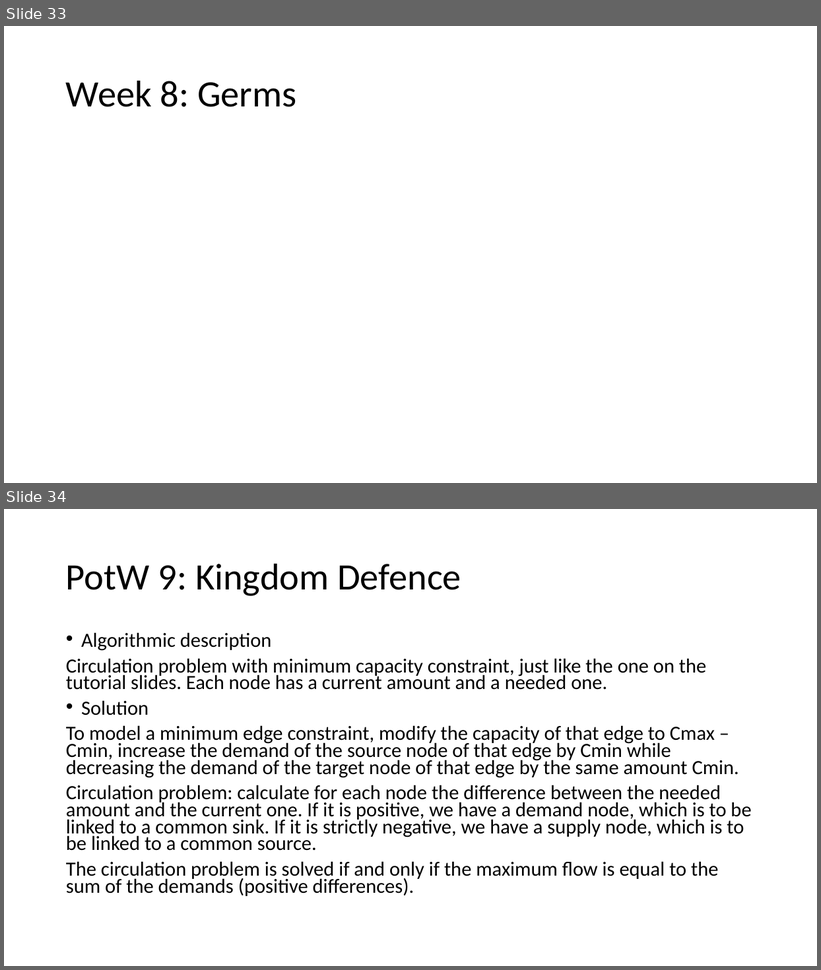
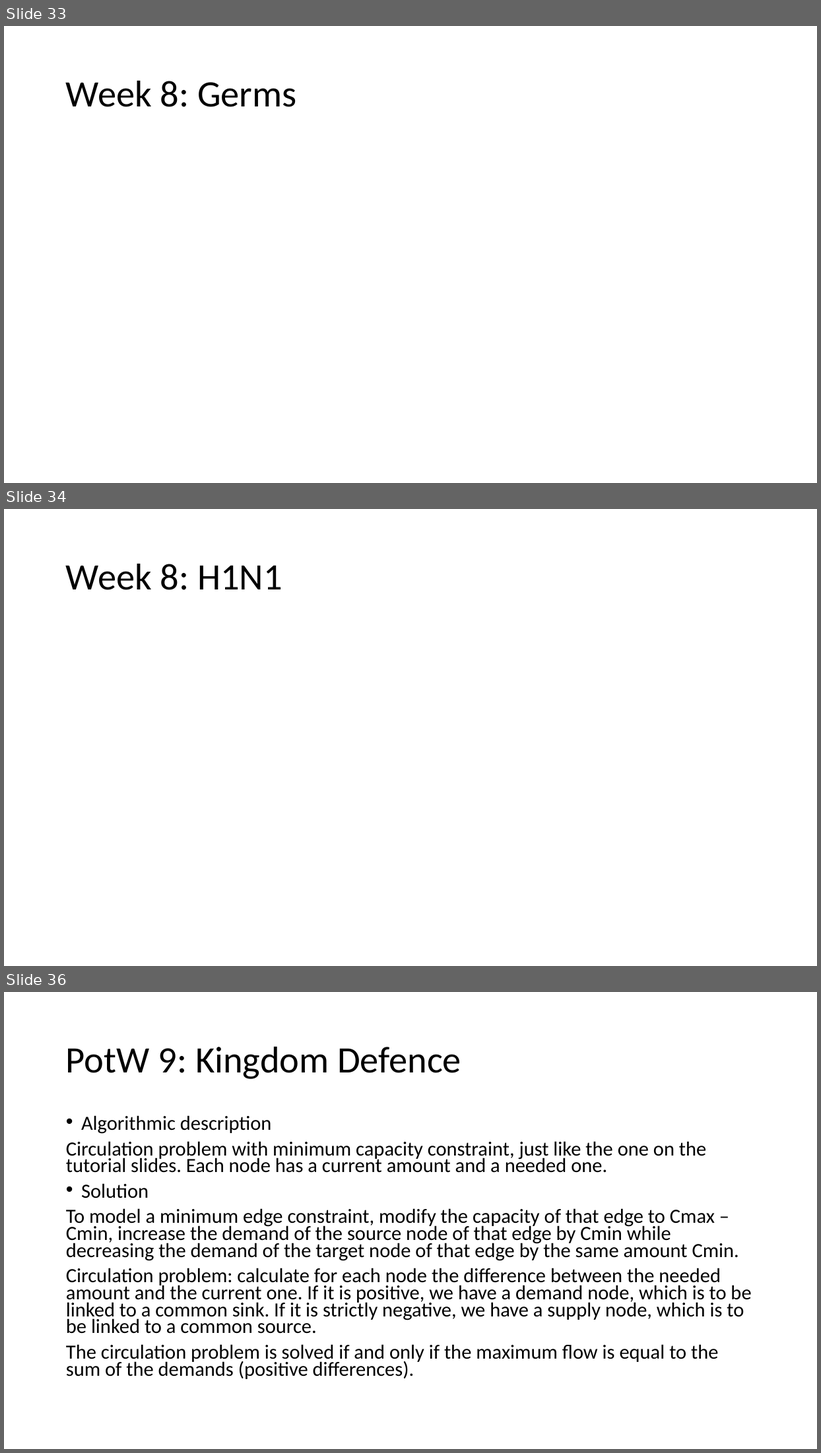
Before and after one commit to giacomocamposampiero/algolab, a slide deck: Recap.pptx. Shown one above the other, each under a label of ours: slides 33 and 34 before the commit, slides 33, 34 and 36 after it; the slides between them are not shown. The pictures are 821x970 and 821x1453 pixels, drawn with LibreOffice and Linux fonts; fonts in the diff are those of the drawing; grey boxes stand for pictures. Boxes give left, top, right and bottom in pixels: in the first picture for what was removed or moved away, otherwise in the second. Text is boxed around its words. In the diff, an @@ line names an element or a change of style, - is before the commit and + after.

```diff
--- a/Recap.pptx
+++ b/Recap.pptx
@@ slide 34 added at [4,509,817,966], background #FFFFFF @@
@@ title added at [66,563,283,590], 44 pt, text #000000 @@
+Week 8: H1N1
@@ what was slide 34 is now slide 36 @@
```
Also in this commit, not shown: 4 slides changed, 4 other slides added, 5 other files.
